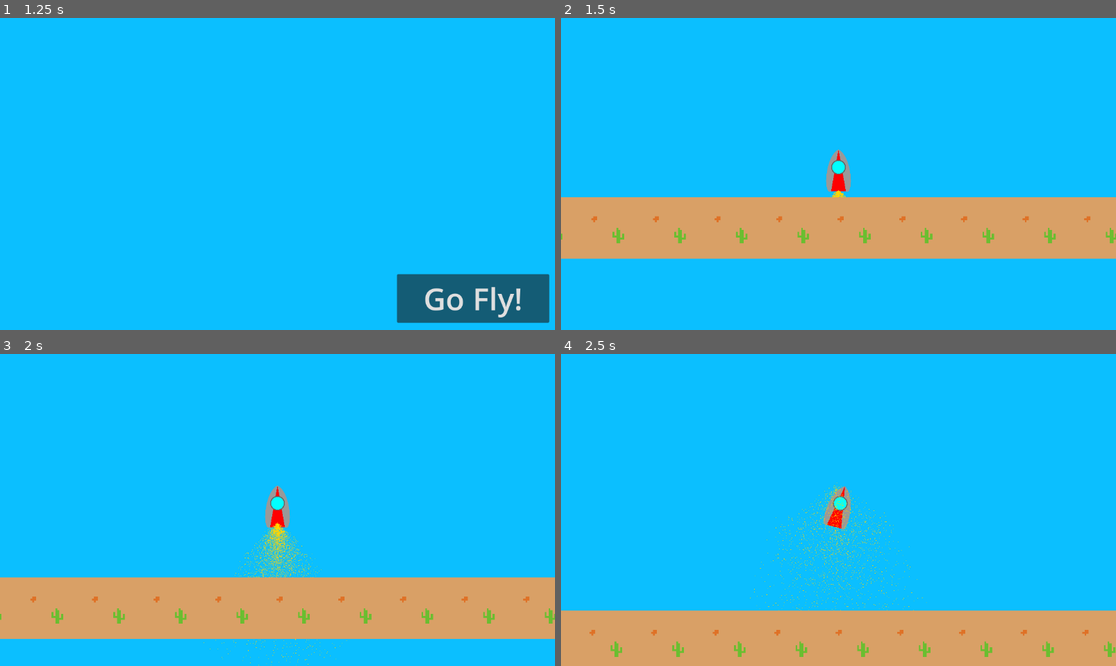
Above: before the commit, frames 1-4 (two rows, left to right).
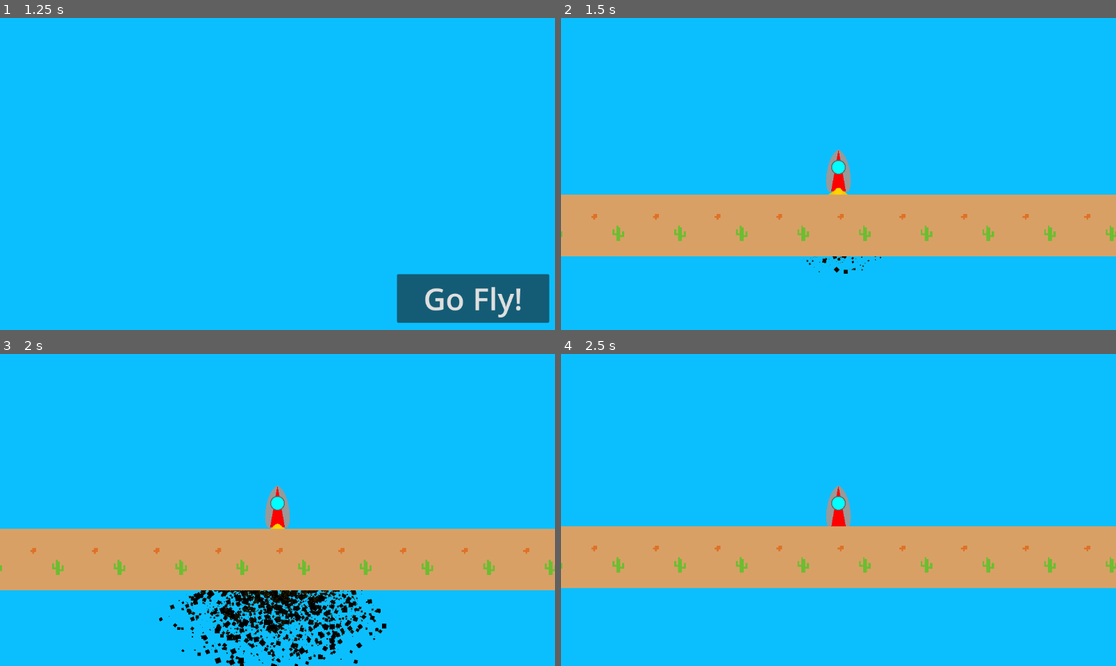
Above: after the commit, the same moments.

Repository: randomairborne/moonshot
Game: Godot game, scene res://menu/menu.tscn
Same seed, same stepped clock (60 frames per second), same inputs: the game is played once before the commit and once after it.
Inputs:
- Up to frame 1 (1.25 s): click "Start Game" at 0.5 s
- Up to frame 2 (1.5 s): click "Go Fly!" at 1.25 s
- Up to frame 3 (2 s): no input
- Up to frame 4 (2.5 s): hold Right (turn_right) from 2.03 s (still down); hold Down (cut_engine) from 2.03 s (still down)

Frame 1 is identical in both runs. In frame 2, 2.4% of the frame differs, in the area x 0-100%, y 54-82%; in frame 3, 32%; in frame 4, 38%, in the area x 0-100%, y 41-100%.
Error before the commit: Invalid call. Nonexistent function 'clear' in base 'GPUParticles2D'. (res://fly/rocket.gd:19)

Commit message:
improve plume

Diff:
--- a/fly/fly.tscn
+++ b/fly/fly.tscn
@@ -1,9 +1,22 @@
-[gd_scene load_steps=7 format=3 uid="uid://bajq74bvo5bin"]
+[gd_scene load_steps=11 format=3 uid="uid://bajq74bvo5bin"]
 
 [ext_resource type="Script" path="res://fly/rocket.gd" id="1_27hsy"]
 [ext_resource type="Texture2D" uid="uid://cakxsev6fbdac" path="res://fly/rocket.svg" id="1_ia40u"]
 [ext_resource type="Script" path="res://fly/camera.gd" id="3_5k7ro"]
 [ext_resource type="Texture2D" uid="uid://b61lxmkv02rn7" path="res://fly/ground.svg" id="4_2o6kq"]
+
+[sub_resource type="Gradient" id="Gradient_1qjou"]
+colors = PackedColorArray(1, 1, 1, 1, 0, 0, 0, 1)
+
+[sub_resource type="GradientTexture1D" id="GradientTexture1D_v5qr1"]
+gradient = SubResource("Gradient_1qjou")
+
+[sub_resource type="Curve" id="Curve_4x200"]
+_data = [Vector2(0.0364238, 0.503957), 0.0, 0.0, 0, 0, Vector2(1, 0.6987), 4.43865, 0.0, 0, 0]
+point_count = 2
+
+[sub_resource type="CurveTexture" id="CurveTexture_p61i5"]
+curve = SubResource("Curve_4x200")
 
 [sub_resource type="ParticleProcessMaterial" id="ParticleProcessMaterial_ykrux"]
 lifetime_randomness = 0.51
@@ -14,7 +27,10 @@
 spread = 60.674
 initial_velocity_max = 300.0
 gravity = Vector3(0, 98, 0)
+scale_max = 20.0
+scale_curve = SubResource("CurveTexture_p61i5")
 color = Color(1, 0.833333, 0, 1)
+color_ramp = SubResource("GradientTexture1D_v5qr1")
 turbulence_noise_speed_random = 4.0
 
 [sub_resource type="WorldBoundaryShape2D" id="WorldBoundaryShape2D_wylqp"]
@@ -42,9 +58,11 @@
 [node name="MainEnginePlume" type="GPUParticles2D" parent="Rocket"]
 position = Vector2(0, 35)
 rotation = 1.5708
-amount = 10000
-amount_ratio = 0.8
+amount = 50000
+amount_ratio = 0.5
 process_material = SubResource("ParticleProcessMaterial_ykrux")
+speed_scale = 3.0
+fixed_fps = 120
 
 [node name="Camera2D" type="Camera2D" parent="." node_paths=PackedStringArray("target_node")]
 script = ExtResource("3_5k7ro")
--- a/fly/rocket.gd
+++ b/fly/rocket.gd
@@ -1,6 +1,6 @@
 extends RigidBody2D
 
-const ENGINE_FORCE = Vector2(0, -150000)
+const ENGINE_FORCE = Vector2(0, -100000)
 const BOOST_FORCE = Vector2(0, -50000)
 const FIN_FORCE = 500000
 
@@ -16,7 +16,6 @@
 		state.apply_torque(FIN_FORCE)
 	if Input.is_action_pressed("cut_engine"):
 		plume.emitting = false
-		plume.clear()
 	else:
 		state.apply_central_force(ENGINE_FORCE.rotated(rotation))
 		plume.emitting = true
